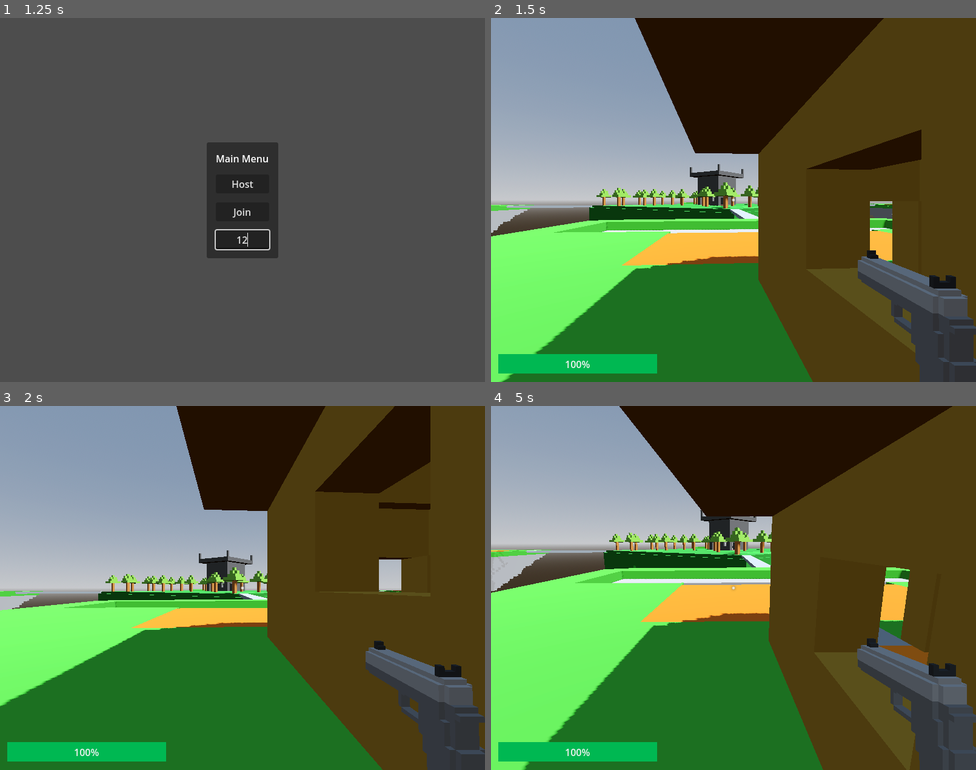
Above: before the commit, frames 1-4 (two rows, left to right).
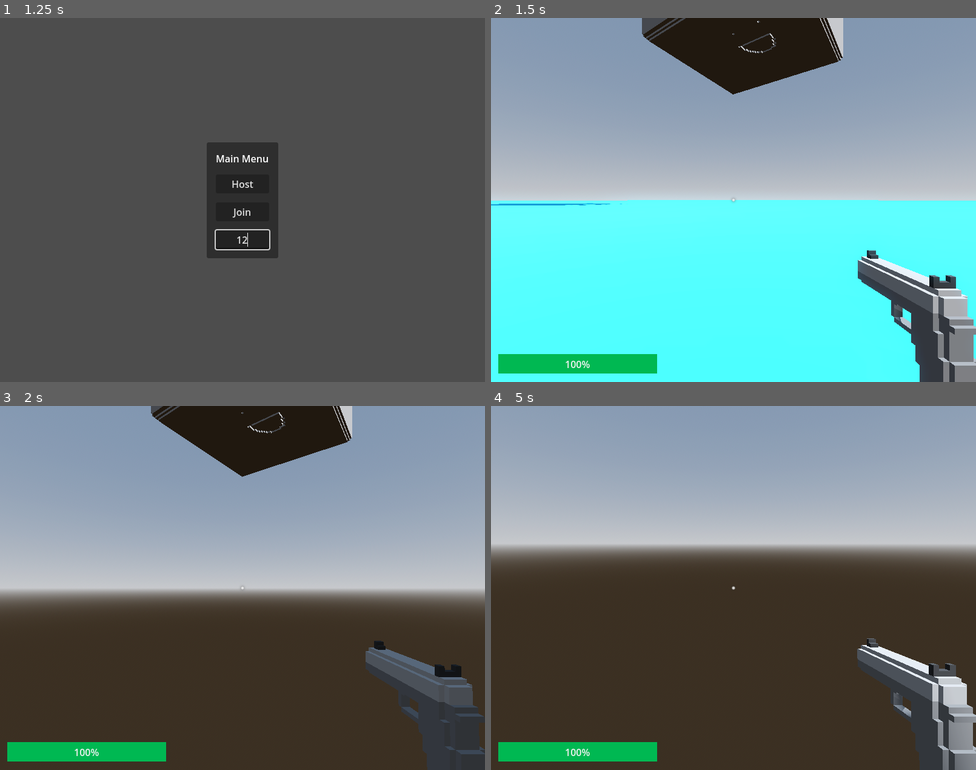
Above: after the commit, the same moments.

Repository: qdanq/Battle-duo
Game: Godot game, scene res://world.tscn
Same seed, same stepped clock (60 frames per second), same inputs: the game is played once before the commit and once after it.
Inputs (mouse positions are in pixels of both pictures, inside the frame that each line leads up to):
- Up to frame 1 (1.25 s): click (242, 240) at 0.52 s; type "12" at 0.6 s
- Up to frame 2 (1.5 s): click "Host" at 1.25 s
- Up to frame 3 (2 s): no input
- Up to frame 4 (5 s): tap Enter (ui_accept) at 2, 2.27, 3.02, 4.52 s; move the mouse to (757, 588) at 2.02 s; hold Up (ui_up) from 2.03 s (still down); click (757, 588) at 2.1 s; move the mouse to (709, 588) at 2.77 s; click (709, 588) at 2.85 s; move the mouse to (743, 580) at 3.52 s; click (743, 580) at 3.6 s; move the mouse to (728, 595) at 4.27 s; click (728, 595) at 4.35 s

Frame 1 is identical in both runs. In frame 2, 71% of the frame differs, in the area x 0-100%, y 0-100%; in frame 3, 57%; in frame 4, 68%.

Commit message:
Move spawn_location func.

Diff:
--- a/player.tscn
+++ b/player.tscn
@@ -24,11 +24,18 @@
 # Get the gravity from the project settings to be synced with RigidBody nodes.
 var gravity = 20.0
 
+var spawn_points = [Vector3(-4.598, 148.188, -19.367), Vector3(-143.5, 148.10, -134.98), \\
+Vector3(-111.9, 148.10, 115.94), Vector3(-255.6, 148.15, -25.796)]
+var spawn_points_clone = spawn_points
+var taken_points = []
+
 func _enter_tree():
 	set_multiplayer_authority(str(name).to_int())
 
 func _ready():
 	if not is_multiplayer_authority(): return
+
+	Player.global_position = Vector3(-255.6, 148.15, -25.796)
 
 	Input.mouse_mode = Input.MOUSE_MODE_CAPTURED
 	camera.current = true
@@ -106,6 +113,21 @@
 		health = 100
 		position = Vector3(-4.598, 148.188, -19.367)
 	health_changed.emit(health)
+
+func spawn_location():
+	var point = randi()%spawn_points.size()
+	print(\"point is \", point)
+	var loc = spawn_points[point]
+	print(\"loc is, \", loc)
+	taken_points.append(loc)
+	print(\"taken_points is, \", taken_points)
+	spawn_points.remove_at(point)
+	print(\"spawn_points is, \", spawn_points)
+	if spawn_points.size() <= 0:			# INFINITE SPAWN
+		spawn_points = spawn_points_clone.duplicate()
+		taken_points.clear()
+
+	return loc
 "
 
 [sub_resource type="CapsuleMesh" id="CapsuleMesh_8ag0u"]
--- a/world.gd
+++ b/world.gd
@@ -10,28 +10,13 @@
 const PORT = 6006
 var enet_peer = ENetMultiplayerPeer.new()
 
-var spawn_points = [Vector3(-4.598, 148.188, -19.367), Vector3(-143.5, 148.10, -134.98), \
-Vector3(-111.9, 148.10, 115.94), Vector3(-255.6, 148.15, -25.796)]
-var spawn_points_clone = spawn_points
-var taken_points = []
+
 
 func _unhandled_input(event):
 	if Input.is_action_just_pressed("quit"):
 		get_tree().quit()
 
-func spawn_location():
-	var point = randi()%spawn_points.size()
-	print("point is ", point)
-	var loc = spawn_points[point]
-	print("loc is, ", loc)
-	taken_points.append(loc)
-	print("taken_points is, ", taken_points)
-	spawn_points.remove_at(point)
-	print("spawn_points is, ", spawn_points)
-	if spawn_points.size() <= 0:			# INFINITE SPAWN
-		spawn_points = spawn_points_clone.duplicate()
-		taken_points.clear()
-	return loc
+
 
 func _on_host_button_pressed():
 	main_menu.hide()
@@ -61,7 +46,6 @@
 	if player.is_multiplayer_authority():
 		player.health_changed.connect(update_health_bar)
 
-	player.global_position = Vector3(spawn_location())
 
 
 func remove_player(peer_id):
